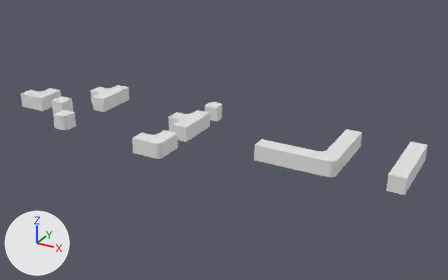
The FBX model Assets/Z - Raw Assets/Meshes/marblemaze-walls.fbx as it was, and as the next commit left it.
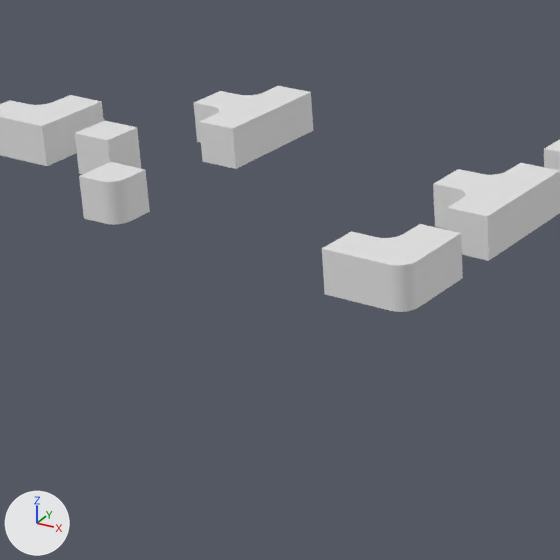
Old and new are each drawn whole from a 50 mm lens placed at (30.17, -30.94, 16.11), pointed at (13.08, 0.12, 0.58) and again close up on the part from 6% to 47% of the width and 20% to 86% of the height. Every picture has the same lights, and +X, +Y and +Z are marked at lower left. Where no turn or scale is listed for an object, it has been applied to the vertices.

Script lines for the objects in view, before the commit:
```python
me_cube_017 = bpy.data.meshes.new('Cube.017')
me_cube_017.from_pydata(...)  # 38 vertices, 21 faces; spans x -0.5..0.5, y -0.5..0.5, z 0.0..1.0
me_cube_021 = bpy.data.meshes.new('Cube.021')
me_cube_021.from_pydata(...)  # 80 vertices, 46 faces; spans x -1.5..0.5, y -0.5..1.5, z 0.0..1.0
me_cube_022 = bpy.data.meshes.new('Cube.022')
me_cube_022.from_pydata(...)  # 88 vertices, 52 faces; spans x -150.0..150.0, y -50.0..150.0, z 0.0..100.0
ob_cornermultiwallpiece = bpy.data.objects.new('CornerMultiWallPiece', me_cube_017)
ob_cornermultiwallpiece.location = (2.0, -2.0, 0.0)
ob_lconnectoruniwallpiece = bpy.data.objects.new('LConnectorUniWallPiece', me_cube_021)
ob_lconnectoruniwallpiece.location = (10.0, -2.67, 0.0)
ob_tconnectoruniwallpiece = bpy.data.objects.new('TConnectorUniWallPiece', me_cube_022)
ob_tconnectoruniwallpiece.location = (10.0, 1.33, 0.0)
ob_tconnectoruniwallpiece.rotation_euler = (0.0, 0.0, 1.571)  # degrees (0, 0, 90)
ob_tconnectoruniwallpiece.scale = (0.01, 0.01, 0.01)
# also in view: 'CenterMultiWallPiece' at (0.0, 0.0, 0.5); 'TConnectorMultiWallPiece' at (1.5, 3.0, 0.5); 'LConnectorMultiWallPiece' at (-2.5, 0.5, 0.5)
```
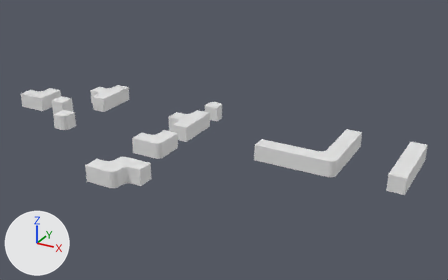
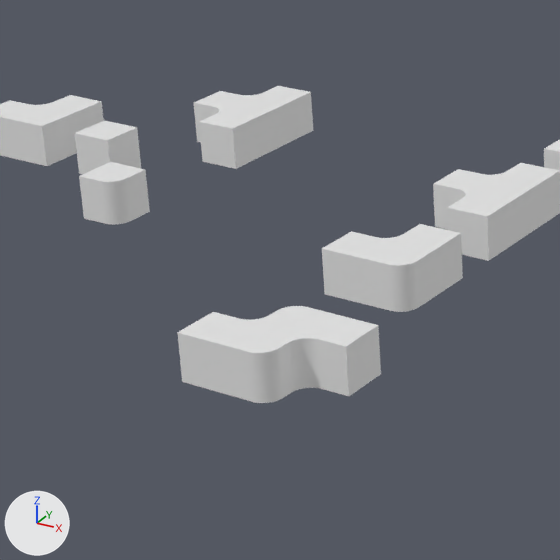
Changed parts and their boxes (x1, y1, x2, y2) in the close-ups (560 x 560 px):
'LConnectorUniWallPiece.002', added: after (177, 306, 381, 403)

Edits to the bpy script that builds the scene:
```text
Add me_cube_020_1:
    me_cube_020_1.from_pydata(...)  # 148 vertices, 82 faces; spans x -1.5..1.5, y -0.5..1.5, z 0.0..1.0
Add ob_lconnectoruniwallpiece_002:
    ob_lconnectoruniwallpiece_002 = bpy.data.objects.new('LConnectorUniWallPiece.002', me_cube_020_1)
    ob_lconnectoruniwallpiece_002.location = (10.0, -7.0, 0.0)
```
